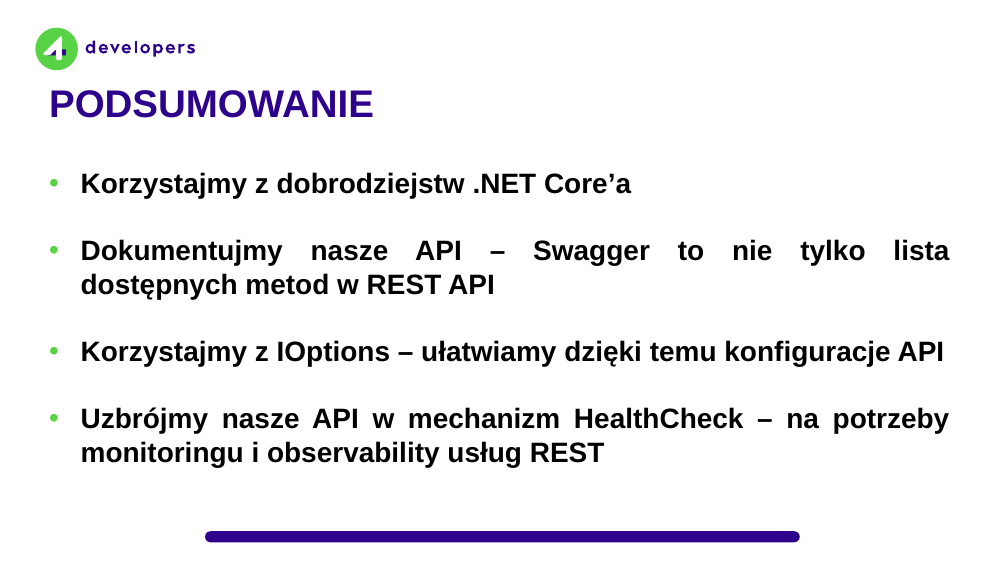
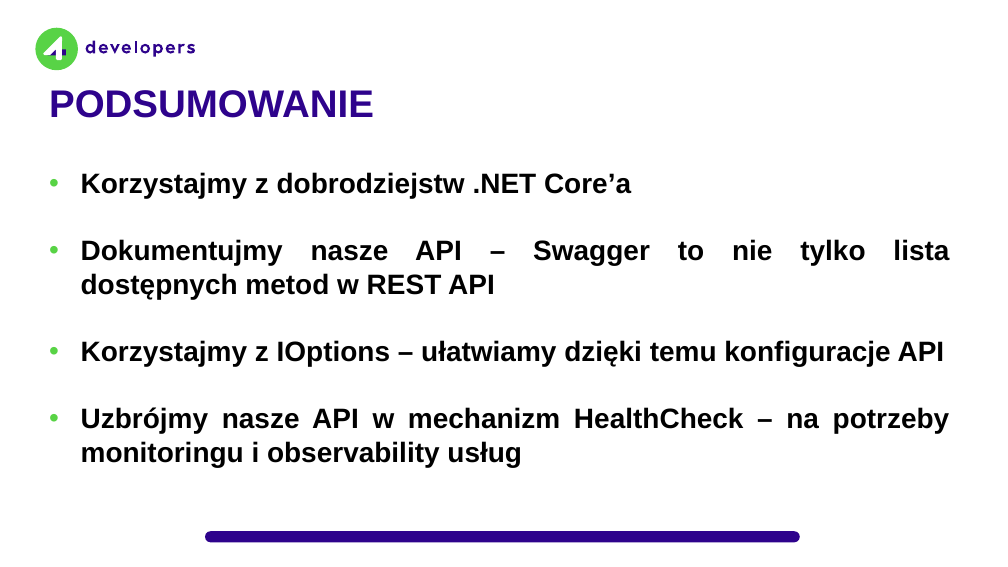
Before and after one commit to kamil-wysocki/4dev2023, a slide deck: slide 8 of 4Developers 2023.pptx. Drawn at 1008x567 pixels with LibreOffice and Linux fonts; fonts in the diff are those of the drawing; background and template pictures are left out. Boxes give left, top, right and bottom in pixels: in the first picture for what was removed or moved away, otherwise in the second. Text is boxed around its words. In the diff, an @@ line names an element or a change of style, - is before the commit and + after.

```diff
--- a/4Developers 2023.pptx
+++ b/4Developers 2023.pptx
@@ text at (x1=81, y1=407, x2=950, y2=467): text changed @@
-• Uzbrójmy nasze API w mechanizm HealthCheck – na potrzeby monitoringu i observability usług REST
+• Uzbrójmy nasze API w mechanizm HealthCheck – na potrzeby monitoringu i observability usług
```
Also in this commit, not shown: 2 other slides changed.
